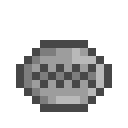
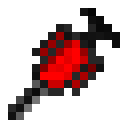
The second 128×128 image is a revision of the first. Changes to its layers:
hid "blender" over [16, 40, 112, 112]
added layer "blood_injector" above "tank" over [8, 8, 120, 120]
